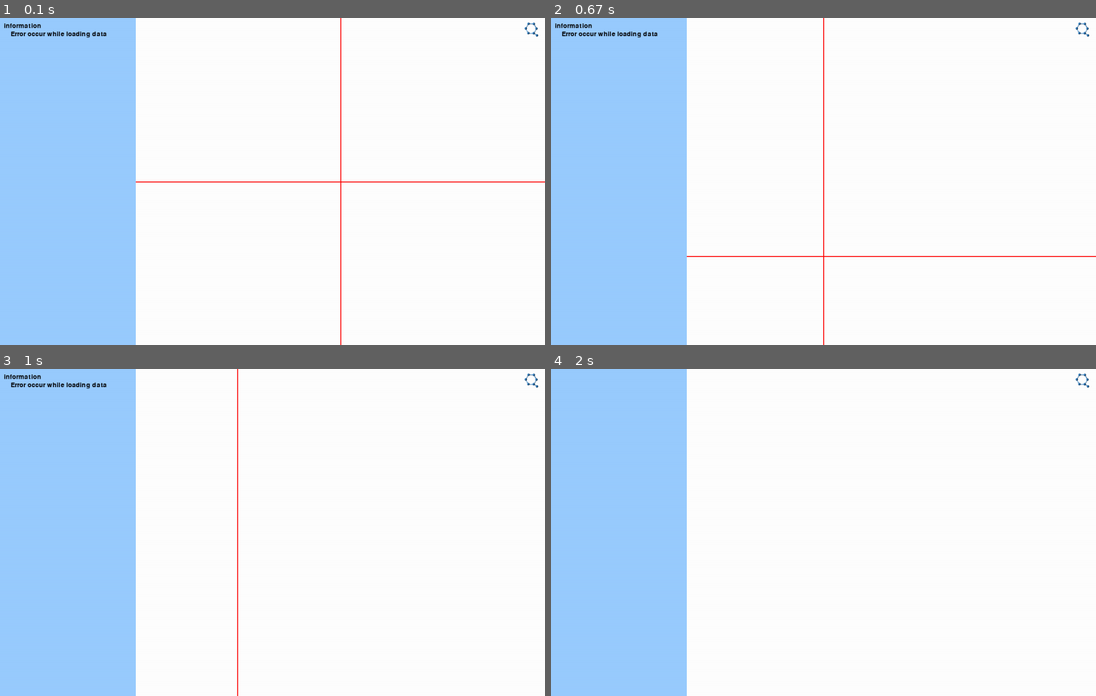
Above: before the commit, frames 1-4 (two rows, left to right).
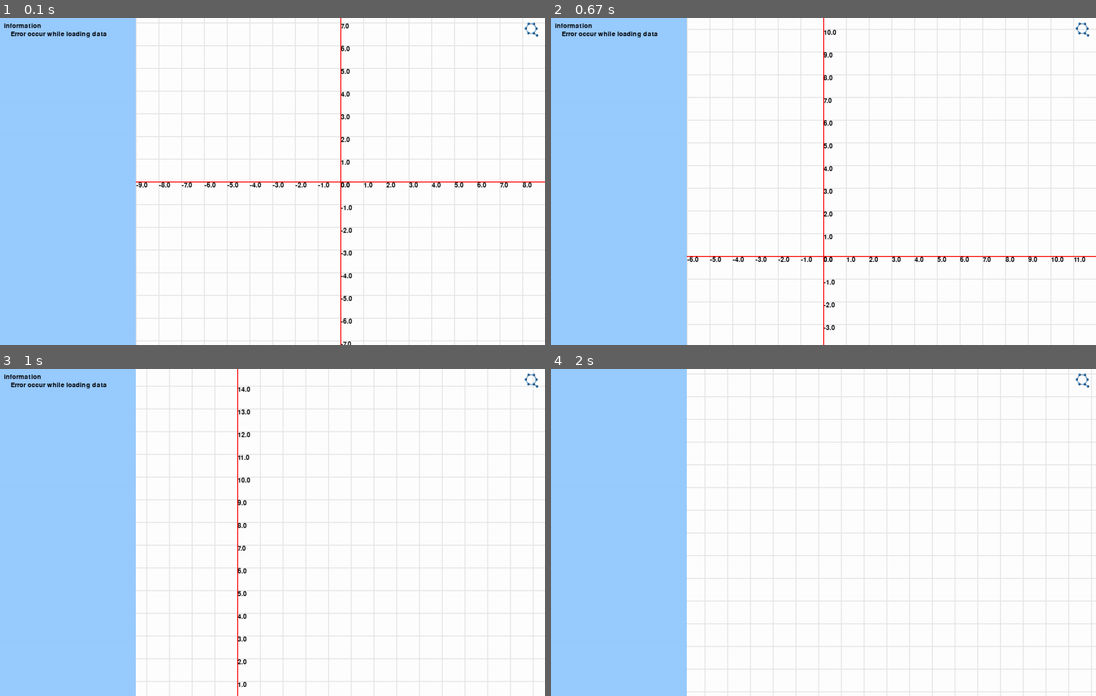
Above: after the commit, the same moments.

Repository: Quark-Games/YEquals
Game: pygame game, started from func_sim.py
Two runs of this game, one before a commit and one after it. Both use one fixed random seed, a clock stepped at 60 frames per second and the inputs below.
Inputs (mouse positions are in pixels of both pictures, inside the frame that each line leads up to):
- Up to frame 1 (0.1 s): no input
- Up to frame 2 (0.67 s): press the mouse at (1085, 24) at 0.37 s; move the mouse to (1019, 99) at 0.47 s; release the mouse at (948, 174) at 0.6 s
- Up to frame 3 (1 s): press the mouse at (534, 375) at 0.7 s; move the mouse to (501, 473) at 0.8 s; release the mouse at (463, 571) at 0.93 s
- Up to frame 4 (2 s): tap Caps Lock at 1 s; press the mouse at (1085, 375) at 1.37 s; move the mouse to (932, 460) at 1.47 s; release the mouse at (785, 545) at 1.6 s; press the mouse at (1085, 375) at 1.7 s; move the mouse to (856, 463) at 1.8 s; release the mouse at (627, 548) at 1.93 s

The runs differ from the first frame. In frame 1, 3.7% of the frame differs, in the area x 24-100%, y 0-100%; in frame 2, 3.4%; in frame 3, 1.8%; in frame 4, 2.6%.

Commit message:
label on axis
Please be aware that this function is still in beta. if the values become extremely long, just use Command and G to close the grid

Diff:
--- a/func_sim.py
+++ b/func_sim.py
@@ -34,6 +34,7 @@
 WHITE = (255, 255, 255)
 BLACK = (0, 0, 0)
 RED = (255, 0, 0)
+GREY = (230, 230, 230)
 LIGHT_BLUE = (153, 204, 255)
 
 SS_PATH = os.path.join(os.path.expanduser('~'), "Desktop", "screenshot.jpg")
@@ -60,6 +61,7 @@
           ('=', "=="),
           ('≠', "!="))
 
+sig_figure = lambda x, fig: round(x, fig - int(floor(log10(abs(x)))) - 1)
 
 class File:
 
@@ -74,6 +76,7 @@
                 coor.scalex = pickle.load(f)
                 coor.scaley = pickle.load(f)
                 coor.axis_show = pickle.load(f)
+                coor.grid_show = pickle.load(f)
             if Func.family:
                 Func.active = Func.family[Func._act_index]
         except Exception as e:
@@ -86,6 +89,7 @@
             pickle.dump(coor.scalex, f)
             pickle.dump(coor.scaley, f)
             pickle.dump(coor.axis_show, f)
+            pickle.dump(coor.grid_show, f)
 
     def screenshot():
         pygame.image.save(display, SS_PATH)
@@ -98,6 +102,11 @@
     def __init__(self):
         self.reset()
         self.font = pygame.font.Font(None, 21)
+
+    def label(self, x, y, textString, color=BLACK):
+        textString = str(textString)
+        textBitmap = self.font.render(textString, True, color)
+        display.blit(textBitmap, [x + 1, y + 1])
 
     def put(self, screen, textString, color=BLACK):
         textBitmap = self.font.render(textString, True, color)
@@ -140,6 +149,7 @@
         self.scalex = 50
         self.scaley = 50
         self.axis_show = True
+        self.grid_show = True
 
     def axis(self):
         if self.axis_show:
@@ -155,7 +165,30 @@
                              Coordinate._stroke_width)
 
     def grid(self):
-        pass
+        if not self.grid_show:
+            return
+        ori_x, ori_y = map(int, coor.origin)
+        gap_x, gap_y = 50 / coor.scalex, 50 / coor.scaley
+        gap_x = sig_figure(gap_x, 2)
+        gap_y = sig_figure(gap_y, 2)
+        gap_px = int(gap_x * coor.scalex)
+        gap_py = int(gap_y * coor.scaley)
+        for line_x in range(ori_x % gap_px, display_width, gap_px):
+            pygame.draw.line(display,
+                             GREY,
+                             (line_x, 0),
+                             (line_x, display_height),
+                             Coordinate._stroke_width)
+            val = (line_x - ori_x) / coor.scalex
+            message.label(line_x, ori_y, val)
+        for line_y in range(ori_y % gap_py, display_height, gap_py):
+            pygame.draw.line(display,
+                             GREY,
+                             (0, line_y),
+                             (display_width, line_y),
+                             Coordinate._stroke_width)
+            val = (ori_y - line_y) / coor.scaley
+            message.label(ori_x, line_y, val)
 
     def chori(self, move_x, move_y):
         self.origin[0] += move_x
@@ -389,8 +422,15 @@
                 quit_all()
             mods = pygame.key.get_mods()
             if event.type == KEYDOWN:
-                # special operations
-                if mods & KMOD_META:
+                # keyboard operations with modifiers
+                if mods & KMOD_META and mods & KMOD_SHIFT:
+                    if event.key == K_MINUS:
+                        coor.scalex /= 1.2
+                        coor.scaley /= 1.2
+                    elif event.key == K_EQUALS:
+                        coor.scalex *= 1.2
+                        coor.scaley *= 1.2
+                elif mods & KMOD_META:
                     if event.key == K_q:
                         quit_all()
                     elif event.key == K_m:
@@ -431,6 +471,8 @@
                             coor.chori(-150, 0)
                     elif event.key == K_a:
                         coor.axis_show = not coor.axis_show
+                    elif event.key == K_g:
+                        coor.grid_show = not coor.grid_show
                     elif event.key == K_c:
                         if not tab.visible:
                             message.put_delayed(display,
@@ -494,7 +536,7 @@
             coor.chori(*pygame.mouse.get_rel())
         elif mouse_press[2]:
             mouse_move = pygame.mouse.get_rel()
-            coor.scalex *= 1 + mouse_move[0] / 100
+            coor.scalex *= 1 + mouse_move[0] / -100
             coor.scaley *= 1 + mouse_move[1] / -100
         else:
             if corner.collidepoint(mouse_pos):
@@ -506,6 +548,7 @@
         # display
         display.fill(WHITE)
 
+        coor.grid()
         coor.axis()
 
         for func in Func.family:
